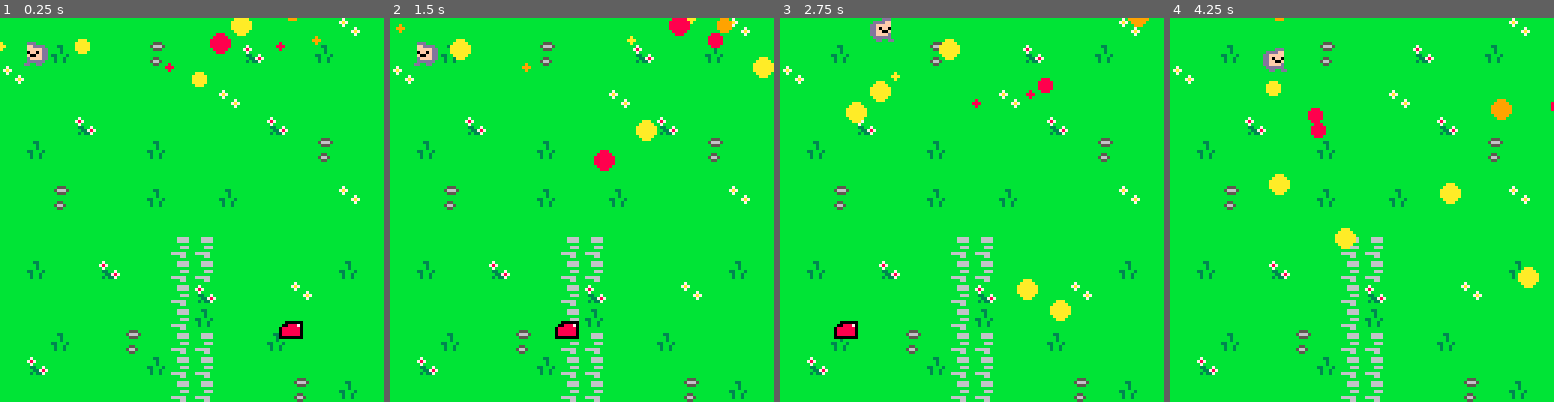
Above: before the commit, frames 1-4 (left to right).
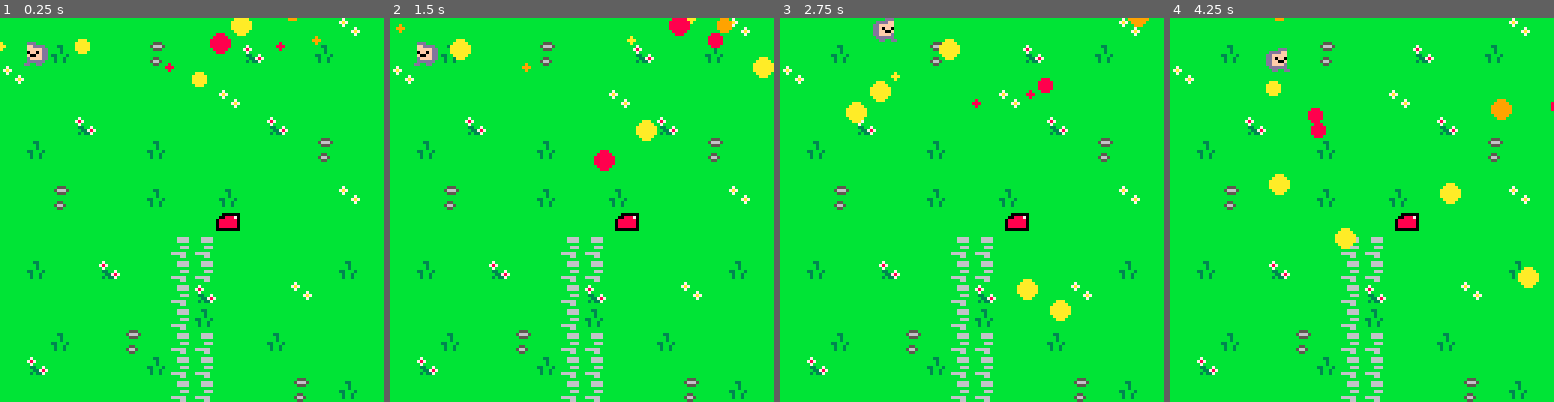
Above: after the commit, the same moments.

Repository: RyuuForce/myfirstrpg
Game: PICO-8 cartridge myrpg.p8
Two runs of this game, one before a commit and one after it. Both use one fixed random seed, a clock stepped at 60 frames per second and the inputs below.
Inputs:
- Up to frame 1 (0.25 s): no input
- Up to frame 2 (1.5 s): tap O (Z key) at 0.7 s
- Up to frame 3 (2.75 s): hold Right 1.6-2.1 s; tap O (Z key) at 1.7, 2.1, 2.5 s; hold Up 2.15-2.42 s; hold Right from 2.47 s (still down)
- Up to frame 4 (4.25 s): tap O (Z key) every 0.4 s from 2.9 to 4.1 s; release Right at 3.03 s; hold Left 3.08-3.58 s; hold Down 3.63-3.97 s; hold Right from 4.02 s (still down)

The runs differ from the first frame. In frame 1, 0.5% of the frame differs, in the area x 56-79%, y 50-84%; in frame 2, 0.5%; in frame 3, 0.7%, in the area x 14-65%, y 0-84%; in frame 4, 0.5%.

Commit message:
Added basic enemy ai (still doesn't work properly)

Diff:
--- a/enemies.lua
+++ b/enemies.lua
@@ -1,10 +1,11 @@
 function newenemy()
     enemy = {}
-    enemy.x = 100
-    enemy.y = 100
+    enemy.x = 64
+    enemy.y = 64
     enemy.sprites = {33,34}
     enemy.animationsprite = 1
     enemy.animationcounter = 0
+    enemy.movementcounter = 10
     enemy.idle = function(self)
         if self.animationsprite == 1  and self.animationcounter == 10 then
   	    self.animationsprite = 2
@@ -16,7 +17,31 @@
 	self.animationcounter += 1
     end
     enemy.move = function(self)
-        self.x -= 1
+	direction = flr(rnd(5))
+	steps = flr(rnd(10) + 5)
+	if direction == 0 and self.movementcounter >= 20 then
+	    self.x -= 1
+	    self.movementcounter = 0
+	elseif direction == 1 and self.movementcounter >= 20 then
+	    self.x += 1
+	    self.movementcounter = 0
+	elseif direction == 2 and self.movementcounter >= 20 then
+	    self.y -= 1
+	    self.movementcounter = 0
+	elseif direction == 3 and self.movementcounter >= 20 then
+	    self.y += 1
+	    self.movementcounter = 0
+	else
+	   self.y += 0
+	   self.x += 0
+	end
+	self.movementcounter += 1
+    end
+    enemy.stepmovement = function(self)
+	if self.movementcounter >= 0 then
+	    self.x += 1
+	    self.movementcounter -= 1
+   	end
     end
     enemy.draw = function(self)
 	spr(self.sprites[self.animationsprite], self.x, self.y)
--- a/main.lua
+++ b/main.lua
@@ -8,6 +8,8 @@
 end
 
 function _update()
+    player:move()
+    blob:stepmovement(5)
     for p in all(particles) do
         p.x += p.xvel
         p.y += p.yvel
@@ -27,9 +29,7 @@
         circfill(p.x, p.y, p.size, p.col)
     end
     player:draw()
-    player:move()
     player:attack()
     blob:draw()
-    blob:move()
     blob:idle()
 end
